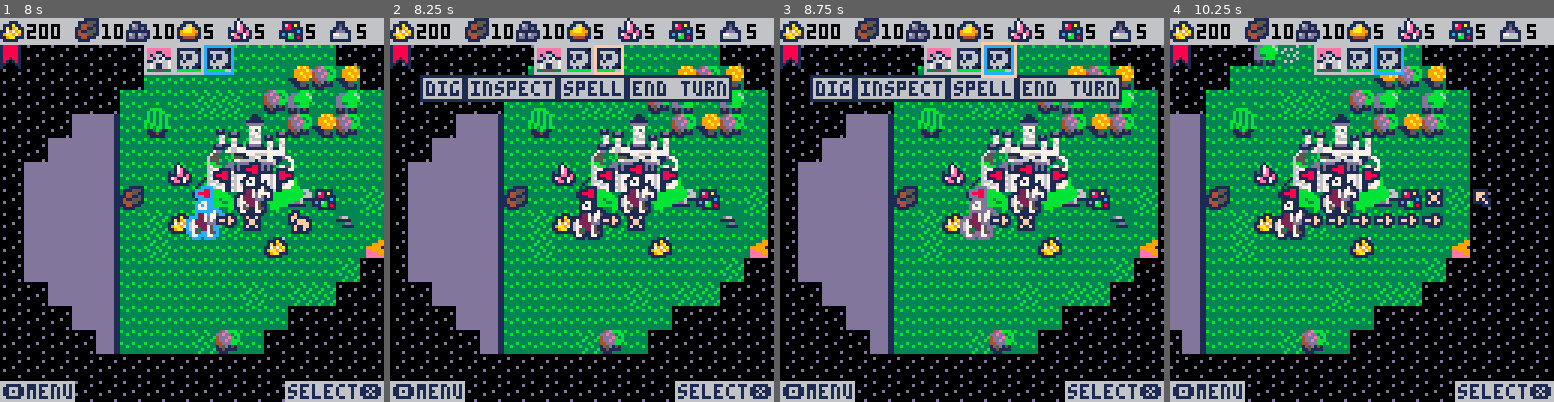
Above: before the commit, frames 1-4 (left to right).
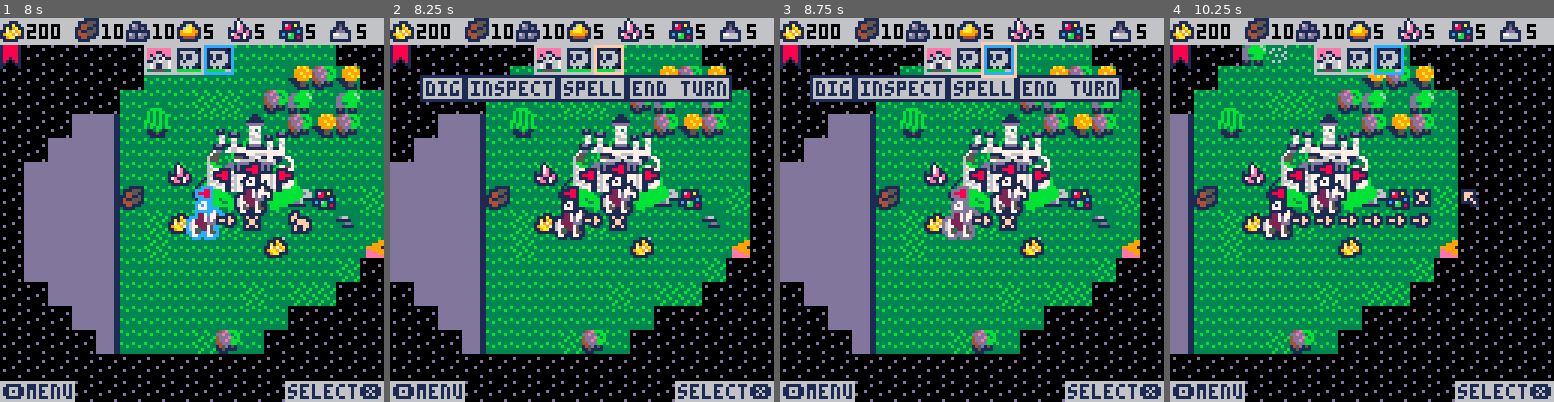
Above: after the commit, the same moments.

Repository: pvan/pico8
Game: PICO-8 cartridge heroes.p8
Two runs of this game, one before a commit and one after it. Both use one fixed random seed, a clock stepped at 60 frames per second and the inputs below.
Inputs:
- Up to frame 1 (8 s): tap X (X key) at 0.33, 0.7, 1.43, 2.58, 3.1, 3.62, 4.13, 4.65, 5.17, 5.68, 6.2, 6.72, 7.23, 7.75 s; tap O (Z key) at 1.07, 1.8, 2.43, 3.07, 3.7, 4.33, 4.97, 5.6, 6.23, 6.87, 7.5 s; hold Right 2.33-3.33 s; hold Right 3.38-4.22 s; hold Up 4.27-4.67 s; hold Right 4.72-5.72 s; hold Down 5.77-6.1 s; hold Left 6.15-6.98 s; hold Right from 7.03 s (still down)
- Up to frame 2 (8.25 s): release Right at 8.03 s; hold Right from 8.08 s (still down); tap O (Z key) at 8.13 s
- Up to frame 3 (8.75 s): keep holding Right; tap X (X key) at 8.27 s
- Up to frame 4 (10.25 s): tap O (Z key) at 8.77, 9.4, 10.03 s; tap X (X key) at 8.78, 9.3, 9.82 s; release Right at 8.92 s; hold Up 8.97-9.37 s; hold Right from 9.42 s (still down)

Frame 1 is identical in both runs. In frame 2, 33% of the frame differs, in the area x 0-100%, y 7-100%; in frame 3, 33%; in frame 4, 25%.

Commit message:
heroes: convert camera pos to pt()
prep do_grid method of iterating over a 2D area

Diff:
--- a/heroes.p8
+++ b/heroes.p8
@@ -11,6 +11,7 @@
 --hero experience
 --battle debris / scenery
 --search for todo keyword
+--make sure to rebuild zones after picking up items
 
 
 --token saving:
@@ -45,8 +46,6 @@
 --music is faure
 --see https://www.youtube.com/watch?v=pmdkpmtjms0
 
-camx=0
-camy=0
 
 function set_sel()
 
@@ -109,6 +108,9 @@
 -- stop( not (a and b) )
 -- stop( not a or not b )
 
+	cam=pt(0,0)
+	--camx=0
+	--camy=0
 
  init_data()
 
@@ -420,11 +422,16 @@
 
 function update_camera()
  --tokens
- camgap = 32
- if cur.x*8>camx+64+camgap then camx+=2 end
- if cur.x*8<camx+64-camgap then camx-=2 end
- if cur.y*8>camy+64+camgap then camy+=2 end
- if cur.y*8<camy+64-camgap then camy-=2 end
+-- camgap = 32
+-- if cur.x*8>camx+64+camgap then camx+=2 end
+-- if cur.x*8<camx+64-camgap then camx-=2 end
+-- if cur.y*8>camy+64+camgap then camy+=2 end
+-- if cur.y*8<camy+64-camgap then camy-=2 end
+ camgap = 4
+ if cur.x>cam.x+8+camgap then cam.x+=1 end
+ if cur.x<cam.x+8-camgap then cam.x-=1 end
+ if cur.y>cam.y+8+camgap then cam.y+=1 end
+ if cur.y<cam.y+8-camgap then cam.y-=1 end
 end
 
 
@@ -469,8 +476,9 @@
 	   sel.move-=5
 	   if (sel.move<0) sel.move=0
 	   --lock cam to hero?
-	   camx=sel.x*8-64
-	   camy=sel.y*8-64
+    cam=ptadd(sel,pt(-8,-8))
+--	   camx=sel.x*8-64
+--	   camy=sel.y*8-64
 	   update_camera()
 	  end
 	  if #path==0 then
@@ -494,15 +502,22 @@
  for thing in all(ports) do
   local size=4
   if (thing.type=="castle") size=5
-  for x=-size,size do
-   for y=-size,size do
-    if abs(x)+abs(y)<size*2-1 then
-     s(cp.fog,
-      pt(thing.x+x,thing.y+y),
-      false)
-    end
+  do_grid(size,function(x,y)
+   if abs(x)+abs(y)<size*2-1 then
+    s(cp.fog,
+     pt(thing.x+x,thing.y+y),
+     false)
    end
-  end
+  end)
+--  for x=-size,size do
+--   for y=-size,size do
+--    if abs(x)+abs(y)<size*2-1 then
+--     s(cp.fog,
+--      pt(thing.x+x,thing.y+y),
+--      false)
+--    end
+--   end
+--  end
  end
 
 
@@ -656,7 +671,8 @@
 
 function map_draw()
 
- 	camera(camx,camy)
+  --8061
+ 	camera(cam.x*8,cam.y*8)
 
 	 draw_overworld()
 
@@ -686,10 +702,12 @@
 --	 drawdebug_layer(i2hot,11)
 --	 drawdebug_layer(i2col,10)
 
-
- 	for x=camx-16,camx+128,8 do
-  	for y=camy-16,camy+128,8 do
-  	 local p=pt(flr(x/8),flr(y/8))
+--	  do_grid(size,function(x,y)
+-- 	for x=camx-16,camx+128,8 do
+--  	for y=camy-16,camy+128,8 do
+ 	for x=0,16 do
+  	for y=0,16 do
+  	 local p=pt(x+cam.x,y+cam.y)
     if blackout
     or g(cp.fog,p)
     then
@@ -811,12 +829,12 @@
 function pt2i(p)
  return bor(p.x,shr(p.y,16))
 end
-function i2pt(i)
- local x=band(i,0b1111111111111111)
- local y=band(i,0b0000000000000000.1111111111111111)
- y=shl(y,16)
- return pt(x,y)
-end
+--function i2pt(i)
+-- local x=band(i,0b1111111111111111)
+-- local y=band(i,0b0000000000000000.1111111111111111)
+-- y=shl(y,16)
+-- return pt(x,y)
+--end
 
 
 
@@ -936,6 +954,19 @@
  }
 end
 
+
+--8045
+--a bit of a convoluted way
+--to save a few tokens
+--when iterating over an area
+function do_grid(size,f)
+ for x=-size,size do
+  for y=-size,size do
+--   f(pt(x,y))
+   f(x,y)
+  end
+ end
+end
 -->8
 --overworld/pathfinding/cursor
 
@@ -1777,7 +1808,8 @@
   or style=="attack"
   or style=="trade"
   then
-   sel["movep"]=copy(cur)
+   sel.movep=copy(cur)
+--   sel["movep"]=copy(cur)
 --   sel["movex"]=cur.x
 --   sel["movey"]=cur.y
   end
@@ -3013,7 +3045,8 @@
 	 if sel.type=="castle" then
 	  cur.y+=1
 	 end
-	 camx,camy=cur.x*8-64,cur.y*8-64
+	 cam=ptadd(cur,pt(-8,-8))
+--	 camx,camy=cur.x*8-64,cur.y*8-64
  end
  lsel=sel
 end
